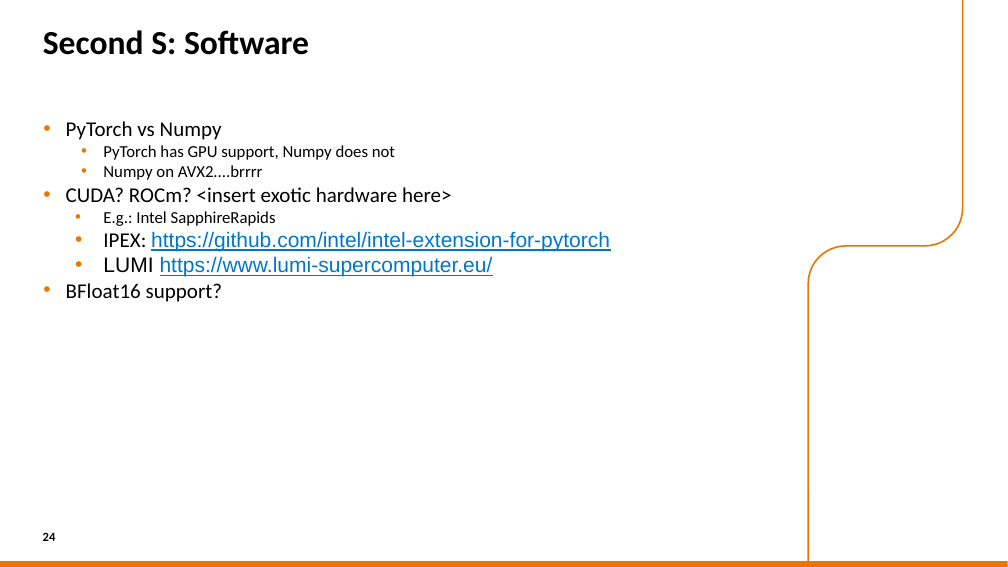
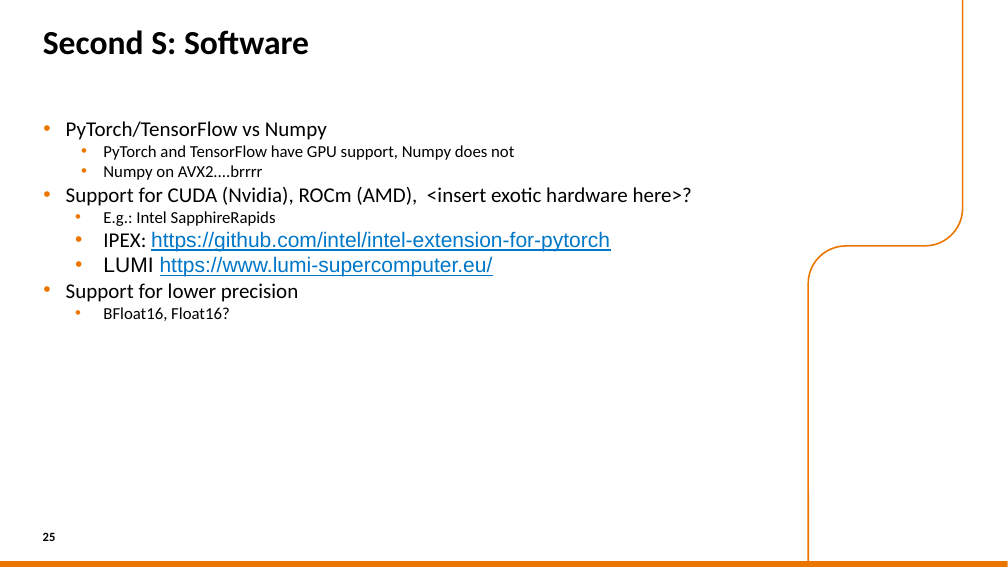
Before and after one commit to sara-nl/HPML-course-materials, a slide deck: slide 25 of Day2/slides/hardware.pptx (slide 24 before the commit). Drawn at 1008x567 pixels with LibreOffice and Linux fonts; fonts in the diff are those of the drawing; background and template pictures are left out. Boxes give left, top, right and bottom in pixels: in the first picture for what was removed or moved away, otherwise in the second. Text is boxed around its words. In the diff, an @@ line names an element or a change of style, - is before the commit and + after.

```diff
--- a/Day2/slides/hardware.pptx
+++ b/Day2/slides/hardware.pptx
@@ text at [66,121,514,160]: text changed @@
-• PyTorch vs Numpy
-  • PyTorch has GPU support, Numpy does not
+• PyTorch/TensorFlow vs Numpy
+  • PyTorch and TensorFlow have GPU support, Numpy does not
@@ text at [66,187,692,206]: text changed @@
-• CUDA? ROCm? <insert exotic hardware here>
+• Support for CUDA (Nvidia), ROCm (AMD), <insert exotic hardware here>?
@@ text at [66,283,298,321]: text changed @@
-• BFloat16 support?
+• Support for lower precision
+  • BFloat16, Float16?
@@ page number at [43,532,56,541]: text changed @@
-24
+25
```
Also in this commit, not shown: 16 other slides changed, 7 slides added, 6 slides removed, 6 other files.
